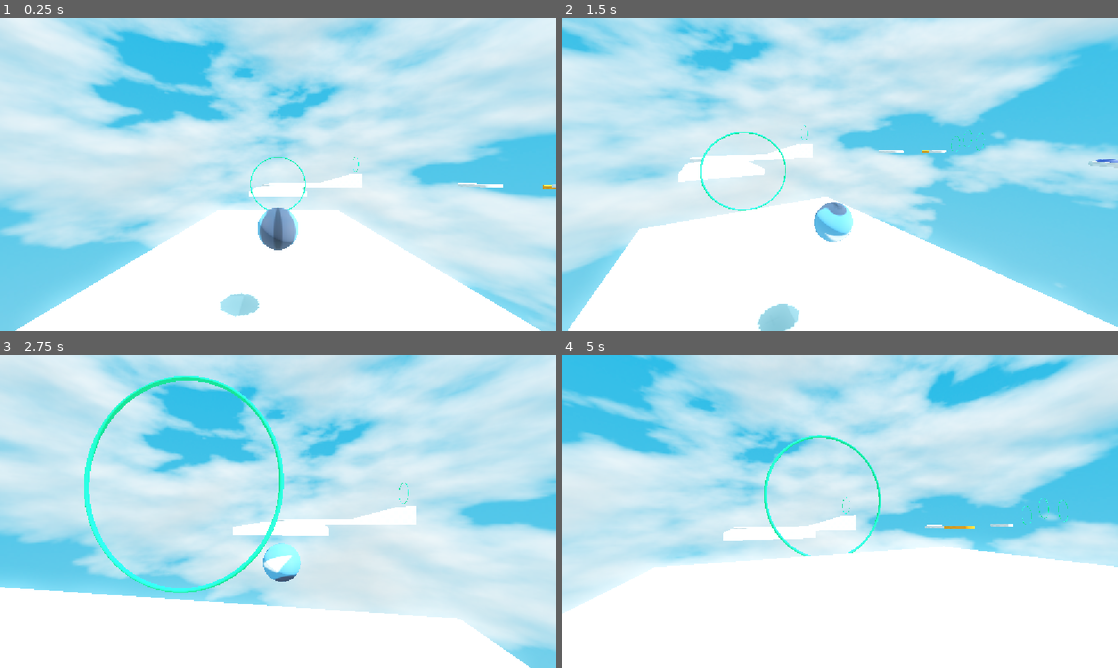
Above: before the commit, frames 1-4 (two rows, left to right).
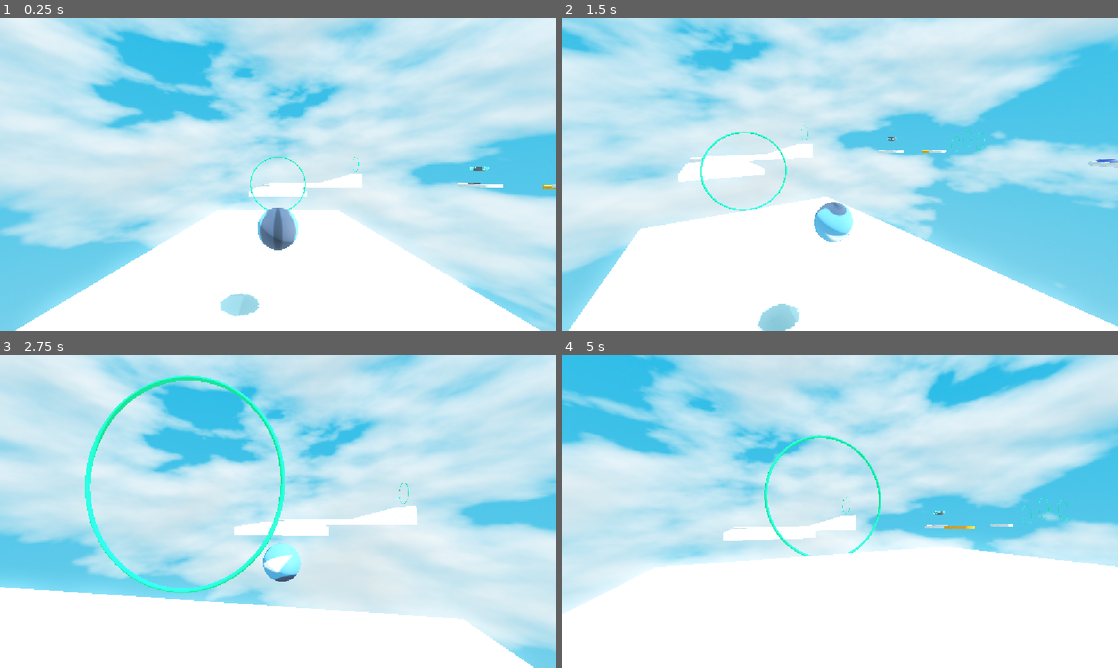
Above: after the commit, the same moments.

Repository: ddon-dev/tiki-boost
Game: Godot game, scene res://scenes/levels/Level_03.tscn
Two runs of this game, one before a commit and one after it. Both use one fixed random seed, a clock stepped at 60 frames per second and the inputs below. This scene is started directly instead of the project's main scene. The engine's default icon, where the game draws it, is replaced by a stand-in: a white triangle on a blue panel in a dark square. Sound files missing from this copy of the repository are replaced by a short silence.
Inputs (mouse positions are in pixels of both pictures, inside the frame that each line leads up to):
- Up to frame 1 (0.25 s): no input
- Up to frame 2 (1.5 s): tap Enter at 0.5 s; move the mouse to (834, 180) at 0.52 s; hold W (forward) from 0.53 s (still down); tap F at 0.6 s; click (834, 180) at 0.77 s; move the mouse to (1006, 221) at 1.27 s; tap Space at 1.35 s
- Up to frame 3 (2.75 s): keep holding W (forward); click (444, 558) at 1.52 s; move the mouse to (233, 508) at 2.02 s; tap F at 2.1 s
- Up to frame 4 (5 s): move the mouse to (867, 511) at 2.77 s; release W (forward) at 2.78 s; hold A (left) 2.78-3.53 s; tap Space at 2.85, 4.35 s; click (867, 511) at 3.02 s; move the mouse to (817, 505) at 3.52 s; hold W (forward) 3.53-4.28 s; tap F at 3.6 s; click (817, 505) at 3.77 s; move the mouse to (962, 495) at 4.27 s; hold D (right) from 4.28 s (still down); click (962, 495) at 4.52 s

The runs differ from the first frame. In frame 1, less than 0.1% of the frame differs, in the area x 84-88%, y 47-54%; in frame 2, 0.3%; in frame 3, 1.1%, in the area x 15-96%, y 6-100%; in frame 4, 0.2%.

Commit message:
added checkpoint pad in tutorial level 03

Diff:
--- a/scenes/levels/Level_03.tscn
+++ b/scenes/levels/Level_03.tscn
@@ -8,6 +8,7 @@
 [ext_resource type="Material" uid="uid://dn1m1wale5wxo" path="res://assets/materials/proto_terrain.tres" id="5_x63ga"]
 [ext_resource type="PackedScene" uid="uid://dp0oysvtwt18b" path="res://scenes/objects/MovingPlatform.tscn" id="6_gmvll"]
 [ext_resource type="PackedScene" uid="uid://bguscvtdsubse" path="res://scenes/player/Player.tscn" id="6_sywh5"]
+[ext_resource type="PackedScene" uid="uid://cht4105owcyed" path="res://scenes/objects/Checkpoint.tscn" id="7_mr7xf"]
 [ext_resource type="PackedScene" uid="uid://dips56jowu6et" path="res://scenes/ui/SceneTransition.tscn" id="7_qs6ra"]
 [ext_resource type="PackedScene" uid="uid://c5teqd0w4tca1" path="res://scenes/ui/menus/ProtoWinScreen.tscn" id="8_x5lii"]
 [ext_resource type="PackedScene" uid="uid://bi3f5qubdhed3" path="res://scenes/ui/menus/PauseMenu.tscn" id="9_5dxya"]
@@ -65,6 +66,9 @@
 transform = Transform3D(1, 0, 0, 0, 1, 0, 0, 0, 1, 13, -1, -22)
 move_direction = 4
 move_distance = 32
+
+[node name="Checkpoint" parent="Environment/Objects" instance=ExtResource("7_mr7xf")]
+transform = Transform3D(1, 0, 0, 0, 1, 0, 0, 0, 1, 0, 0, -7)
 
 [node name="Terrain" type="Node3D" parent="Environment"]
 
Not shown: 1 places in scenes/levels/Level_03.tscn that only renumber resources
